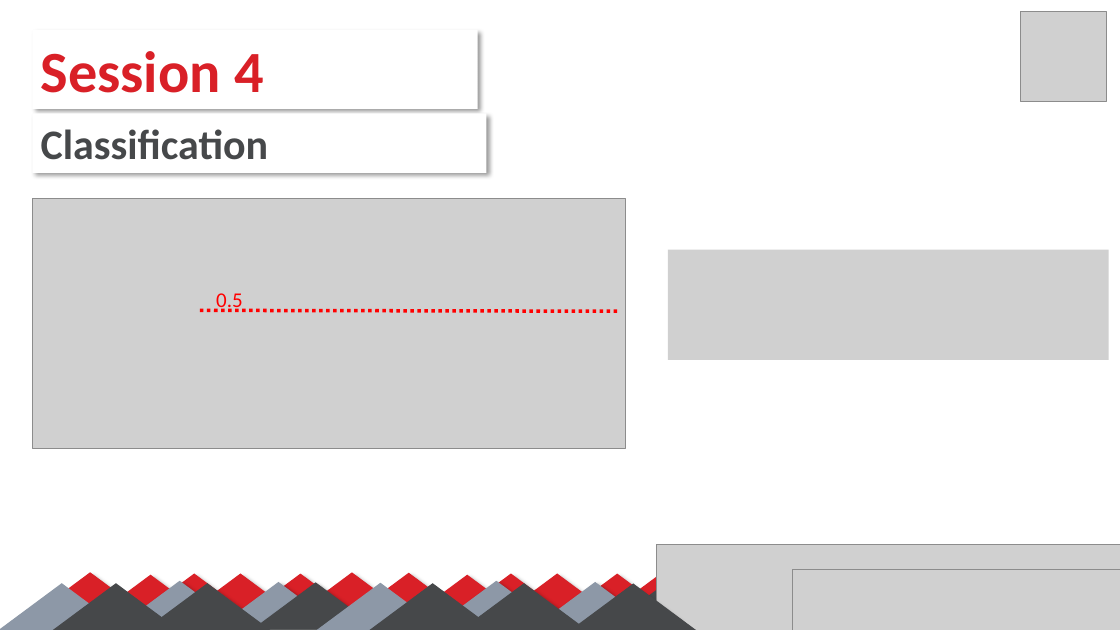
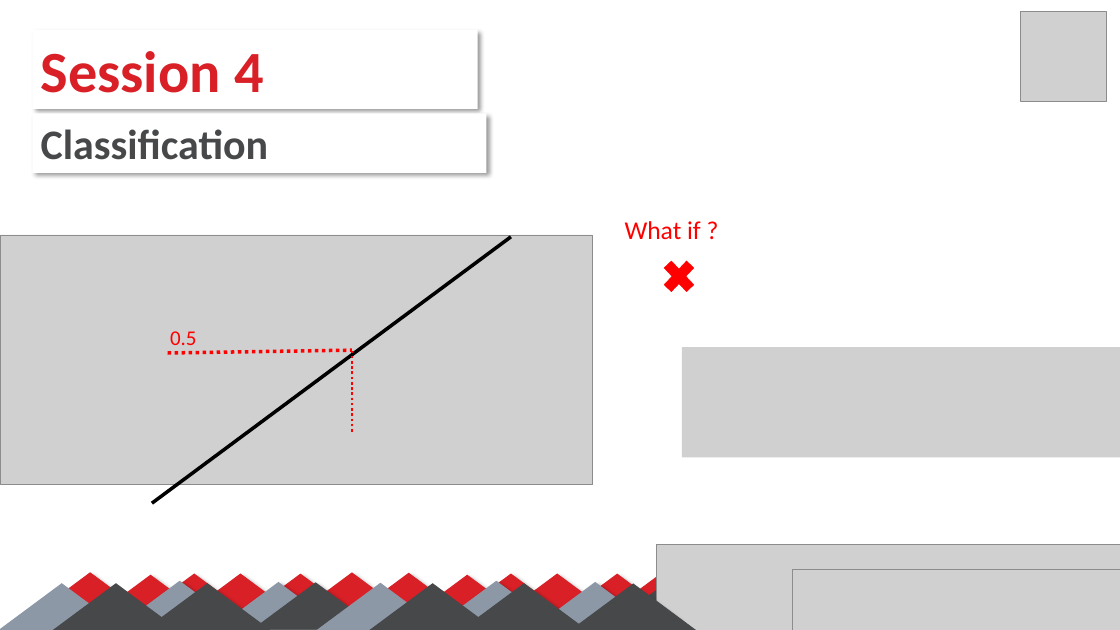
Before and after one commit to SalmaGira/machine-learning-workshop-Kvector, a slide deck: slide 6 of Sessions/Session 4/Session_04.pptx (slide 4 before the commit). Drawn at 1120x630 pixels with LibreOffice and Linux fonts; fonts in the diff are those of the drawing; grey boxes stand for pictures. Boxes give left, top, right and bottom in pixels: in the first picture for what was removed or moved away, otherwise in the second. Text is boxed around its words. In the diff, an @@ line names an element or a change of style, - is before the commit and + after.

```diff
--- a/Sessions/Session 4/Session_04.pptx
+++ b/Sessions/Session 4/Session_04.pptx
@@ picture: place and size @@
-picture at <box>33,198,626,448</box>
+picture at <box>0,235,593,485</box>
@@ line added from (152, 503) to (511, 237), #000000 3 pt @@
@@ text added at <box>625,221,701,239</box>, 22 pt, text #FF0000 @@
+What if ?
@@ cross added at <box>658,254,702,300</box>, fill #FF0000, outline #FF0000 0.25 pt @@
@@ picture removed at <box>668,250,1109,360</box> @@
@@ text "0.5" rewrapped from <box>216,293,243,312</box> to <box>170,331,197,345</box> @@
@@ line moved from (200, 311) - (618, 311) to (168, 353) - (352, 350) @@
@@ line added from (352, 350) to (352, 432), #FF0000 2.25 pt dashed @@
@@ picture added at <box>682,347,1120,457</box> @@
```
Also in this commit, not shown: 5 other slides changed, 5 slides added.
